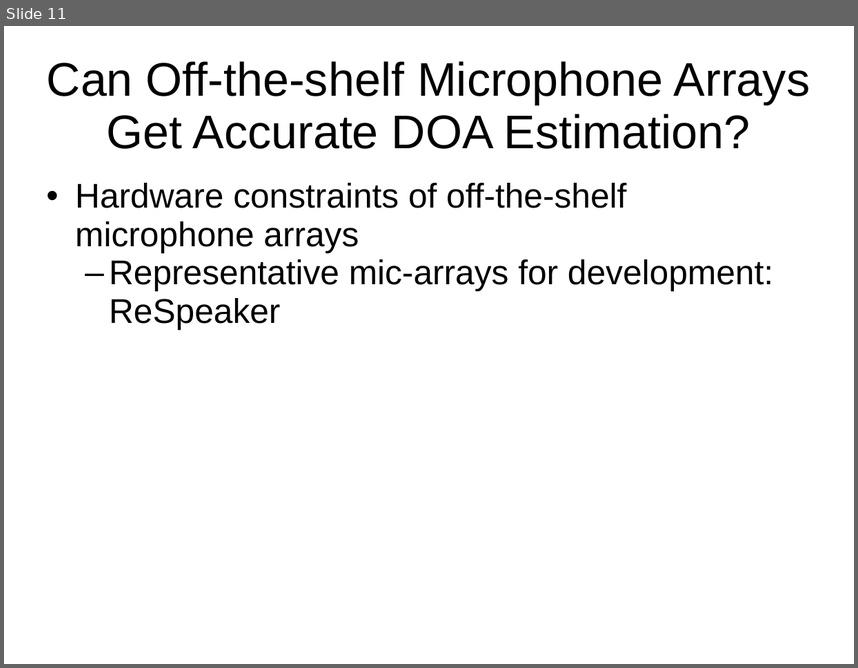
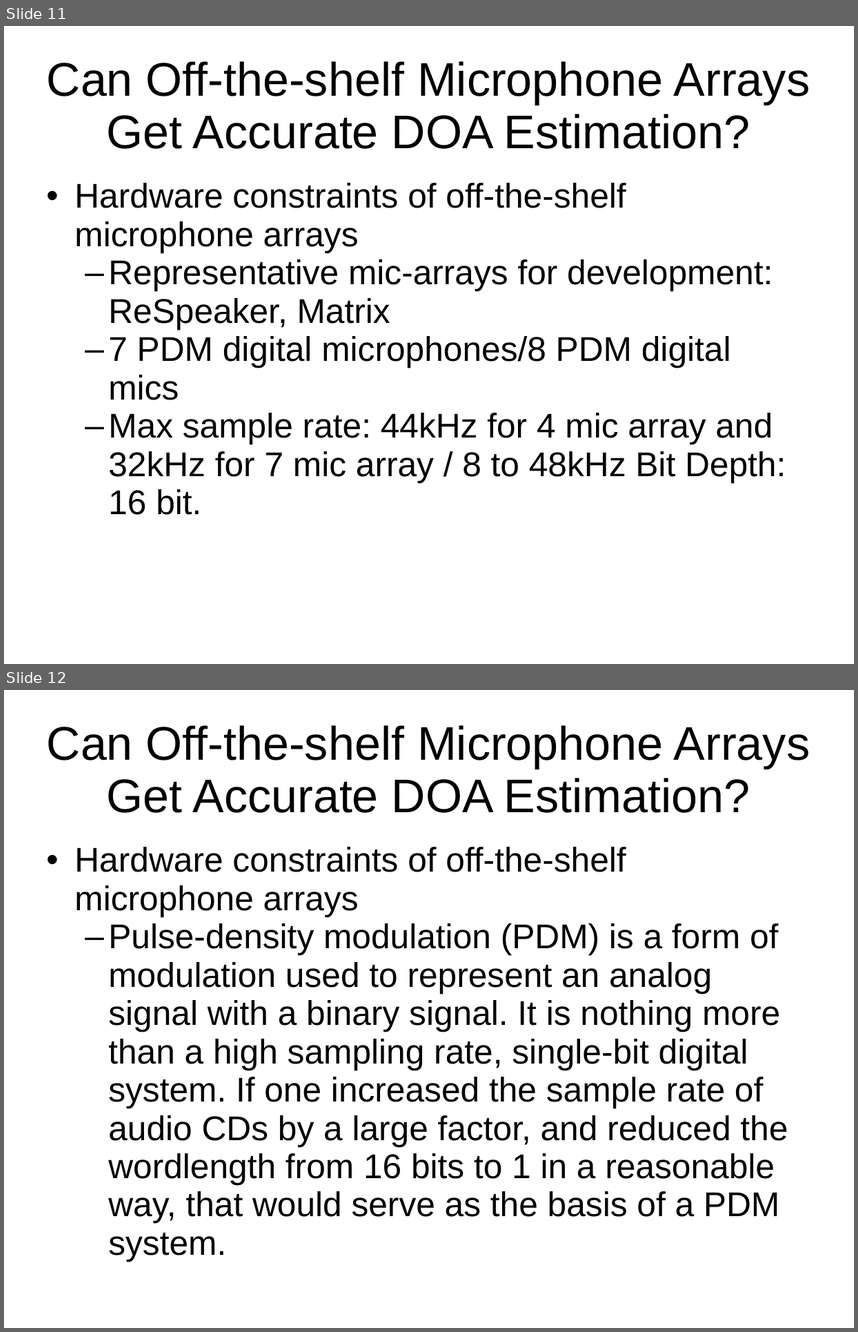
Before and after one commit to HSID/Ubuntu-Desktop, a slide deck: Enhanced-Smart-Home-Assistant.ppt. Shown one above the other, each under a label of ours: slide 11 before the commit, slides 11 and 12 after it. The pictures are 858x668 and 858x1332 pixels, drawn with LibreOffice and Linux fonts; fonts in the diff are those of the drawing. Boxes give left, top, right and bottom in pixels: in the first picture for what was removed or moved away, otherwise in the second. Text is boxed around its words. In the diff, an @@ line names an element or a change of style, - is before the commit and + after.

Commit message:
Update Tasks, ESHA, KnowledgeBin. Add Understanding_PDM_Digital_Audio

```diff
--- a/Enhanced-Smart-Home-Assistant.ppt
+++ b/Enhanced-Smart-Home-Assistant.ppt
@@ slide 12 added at [4,690,854,1328], background #FFFFFF @@
@@ title added at [47,725,810,813], 44 pt, text #000000 @@
+Can Off-the-shelf Microphone Arrays Get Accurate DOA Estimation?
@@ subtitle added at [74,847,788,1223], 32 pt, text #000000 @@
+• Hardware constraints of off-the-shelf microphone arrays
+  – Pulse-density modulation (PDM) is a form of modulation used to represent an analog signal with a binary signal. It is nothing more than a high sampling rate, single-bit digital system. If one increased the sample rate of audio CDs by a large factor, and reduced the wordlength from 16 bits to 1 in a reasonable way, that would serve as the basis of a PDM system.
@@ slide 11 changed as well @@
@@ subtitle at [108,259,786,515]: text changed @@
-  – Representative mic-arrays for development: ReSpeaker
+  – Representative mic-arrays for development: ReSpeaker, Matrix
+  – 7 PDM digital microphones/8 PDM digital mics
+  – Max sample rate: 44kHz for 4 mic array and 32kHz for 7 mic array / 8 to 48kHz Bit Depth: 16 bit.
```
Also in this commit, not shown: 16 other slides changed, 7 other slides added, 3 other files.
